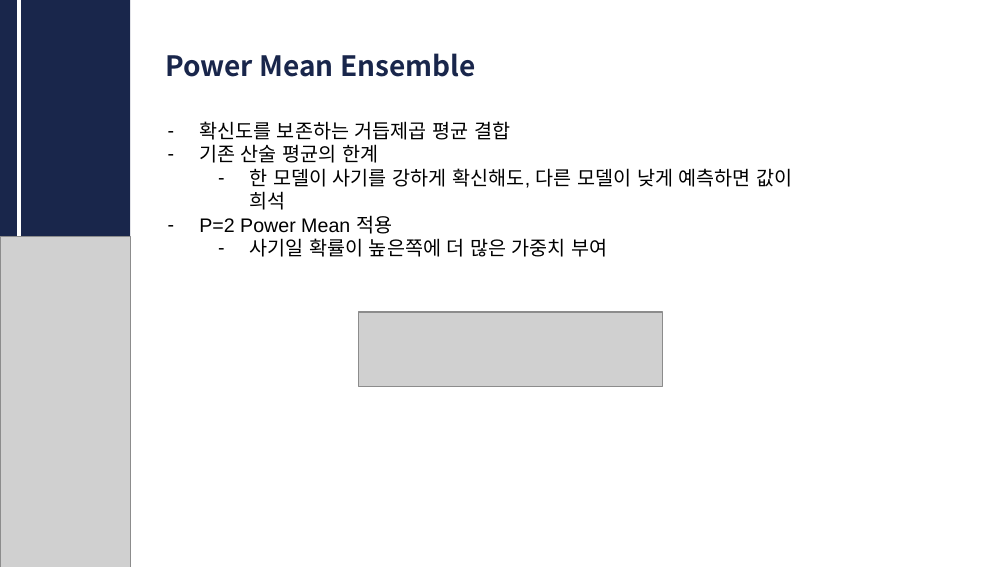
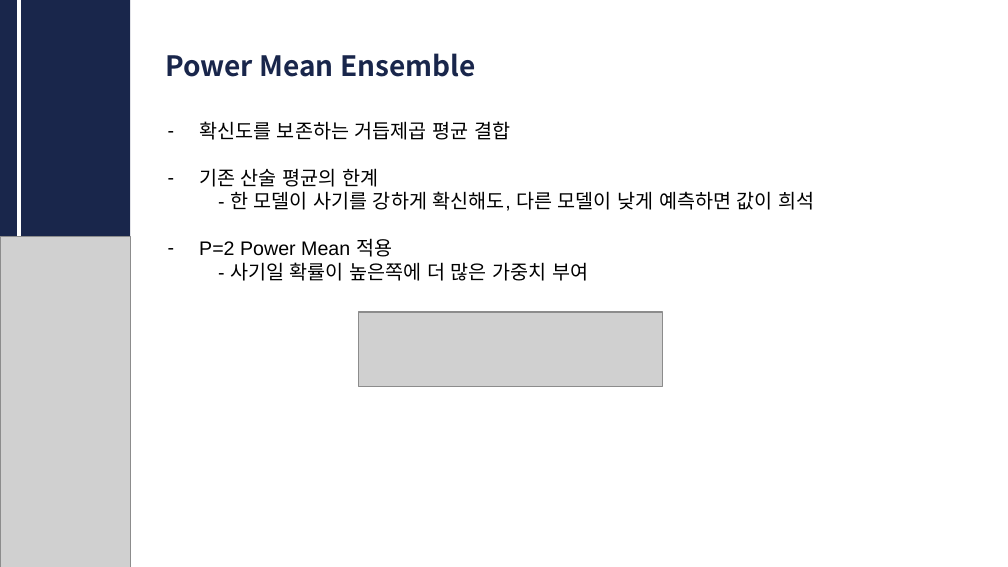
Before and after one commit to CUAI-CAU/2026-01-Week5_Datathon-Presentation, a slide deck: slide 9 of Team 6/CUAI_Datathon_6team.pptx (slide 8 before the commit). Drawn at 1008x567 pixels with LibreOffice and Linux fonts; fonts in the diff are those of the drawing; grey boxes stand for pictures. Boxes give left, top, right and bottom in pixels: in the first picture for what was removed or moved away, otherwise in the second. Text is boxed around its words. In the diff, an @@ line names an element or a change of style, - is before the commit and + after.

```diff
--- a/Team 6/CUAI_Datathon_6team.pptx
+++ b/Team 6/CUAI_Datathon_6team.pptx
@@ text at <box>230,191,814,211</box>: text changed @@
-  – 한 모델이 사기를 강하게 확신해도, 다른 모델이 낮게 예측하면 값이 희석
+  - 한 모델이 사기를 강하게 확신해도, 다른 모델이 낮게 예측하면 값이 희석
@@ text at <box>230,262,588,281</box>: text changed @@
-  – 사기일 확률이 높은쪽에 더 많은 가중치 부여
+  - 사기일 확률이 높은쪽에 더 많은 가중치 부여
```
Also in this commit, not shown: 7 other slides changed, 1 slide added.
